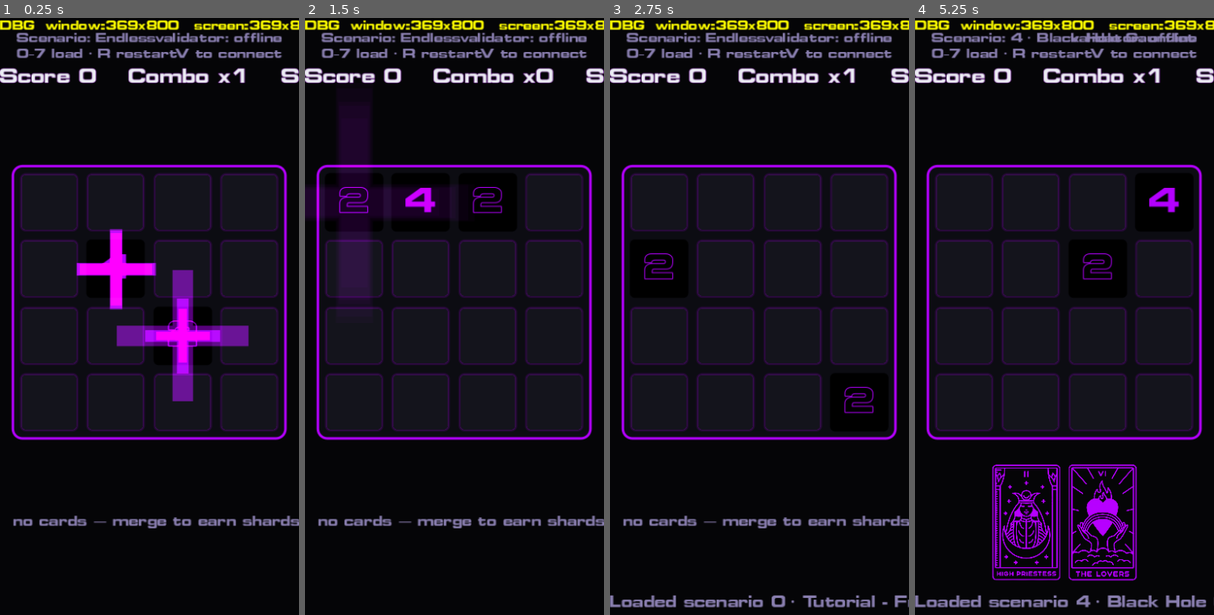
Above: before the commit, frames 1-4 (left to right).
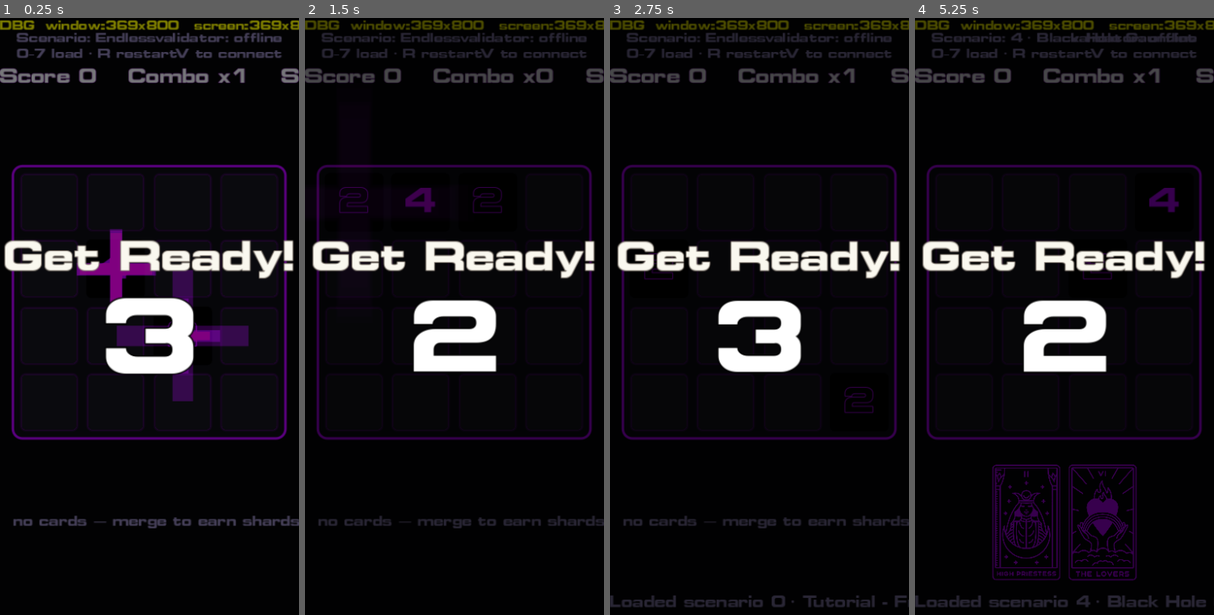
Above: after the commit, the same moments.

Repository: thegoldenmule/moveborne-godot
Game: Godot game, scene res://scenes/main.tscn
Two runs of this game, one before a commit and one after it. Both use one fixed random seed, a clock stepped at 60 frames per second and the inputs below.
Inputs (mouse positions are in pixels of both pictures, inside the frame that each line leads up to):
- Up to frame 1 (0.25 s): no input
- Up to frame 2 (1.5 s): tap Enter at 0.5 s; drag from (454, 304) to (484, 197) at 0.52 s; drag from (394, 376) to (439, 471) at 1.27 s
- Up to frame 3 (2.75 s): move the mouse to (789, 197) at 2.02 s; hold Right from 2.03 s (still down); tap 0 at 2.1 s; click (789, 197) at 2.17 s; tap R at 2.3 s
- Up to frame 4 (5.25 s): release Right at 2.75 s; drag from (1049, 471) to (974, 244) at 2.77 s; move the mouse to (1154, 435) at 3.52 s; hold Left 3.53-4.25 s; tap 2 at 3.6 s; click (1154, 435) at 3.67 s; tap R at 3.8 s; tap Escape at 4.15 s; tap A at 4.25, 5 s; drag from (974, 244) to (1019, 179) at 4.27 s; move the mouse to (1079, 340) at 5.02 s; hold Down from 5.03 s (still down); tap 4 at 5.1 s; click (1079, 340) at 5.17 s

The runs differ from the first frame. In frame 1, 17% of the frame differs, in the area x 0-100%, y 0-86%; in frame 2, 21%; in frame 3, 17%; in frame 4, 21%, in the area x 0-100%, y 0-99%.

Commit message:
VFX: 3-2-1-GO! countdown intro + "Let's Play!" banner (P3)
- scenes/countdown.gd: full-screen CanvasLayer overlay porting countdown.ts —
  fade in, count 3/2/1 with a 1.5->1 scale pulse each (~1s), "GO!" at scale 2,
  then fade out while growing. RAF loops rewritten as time-based tweens; Grammara
  number (120, white/black) + "Get Ready!" (48, cream/brown) above center.
- scenes/anim.gd: + banner() (hud.ts showMessage) — centered fade in/hold/fade out,
  brown fill / cream outline.
- scenes/main.gd: _play_intro() on initial start and R restart; on completion the
  countdown hands off to the "Let's Play!" banner on the screen-space fx layer.

Verified live by the user.

Co-Authored-By: Claude Opus 4.8 (1M context) <noreply@anthropic.com>

Diff:
--- a/llm-workflow/scenes/anim.gd
+++ b/llm-workflow/scenes/anim.gd
@@ -4,6 +4,8 @@
 ## tween-based juice (floating text now; combo pop, the ex-RAF countdown/banner/
 ## tooltip/selection-pulse loops later — see VFX_MAPPING.md §2.7 / §4 / §5.6).
 ## Presentation-only; never touches engine state. Durations are in SECONDS.
+
+const Style := preload("res://scenes/style.gd")
 
 
 ## Spawn a rising, fading "+score"-style Label at `pos` (in `parent`'s space) and
@@ -36,3 +38,30 @@
 		.set_delay(duration / 2.0).set_trans(Tween.TRANS_LINEAR)
 	tw.chain().tween_callback(l.queue_free)
 	return l
+
+
+## Centered screen message that fades in, holds, then fades out (hud.ts showMessage):
+## Grammara bold, brown fill / cream outline. `parent` is a screen-space CanvasLayer.
+func banner(parent: Node, text: String, duration := 2.0, font_size := 48) -> Label:
+	var vp := get_viewport().get_visible_rect().size
+	var l := Label.new()
+	l.text = text
+	l.size = vp
+	l.horizontal_alignment = HORIZONTAL_ALIGNMENT_CENTER
+	l.vertical_alignment = VERTICAL_ALIGNMENT_CENTER
+	l.mouse_filter = Control.MOUSE_FILTER_IGNORE
+	var ls := LabelSettings.new()
+	ls.font = load(Style.FONT_PATH)
+	ls.font_size = font_size
+	ls.font_color = Color("776e65")     # brown
+	ls.outline_size = 4
+	ls.outline_color = Color("faf8ef")  # cream stroke
+	l.label_settings = ls
+	l.modulate.a = 0.0
+	parent.add_child(l)
+	var tw := l.create_tween()
+	tw.tween_property(l, "modulate:a", 1.0, 0.3)
+	tw.tween_interval(maxf(0.0, duration - 0.7))
+	tw.tween_property(l, "modulate:a", 0.0, 0.4)
+	tw.tween_callback(l.queue_free)
+	return l
--- /dev/null
+++ b/llm-workflow/scenes/countdown.gd
@@ -0,0 +1,79 @@
+extends CanvasLayer
+
+## Countdown intro (3-2-1-GO!) then handoff to the "Let's Play!" banner. Port of
+## countdown.ts; the web's per-frame requestAnimationFrame loops are rewritten as
+## time-based tweens (VFX_MAPPING.md §2.7 / §5.8). Cosmetic full-screen overlay at
+## match start; frees itself when done.
+
+const Style := preload("res://scenes/style.gd")
+
+var _overlay: ColorRect
+var _number: Label
+var _ready_lbl: Label
+
+
+func _ready() -> void:
+	layer = 100
+	var vp := get_viewport().get_visible_rect().size
+
+	_overlay = ColorRect.new()
+	_overlay.color = Color.BLACK
+	_overlay.size = vp
+	_overlay.modulate.a = 0.0
+	_overlay.mouse_filter = Control.MOUSE_FILTER_IGNORE
+	add_child(_overlay)
+
+	# "Get Ready!" — cream fill, brown outline, 100px above center.
+	_ready_lbl = _make_label("Get Ready!", 48, Color("faf8ef"), Color("776e65"), 4, vp)
+	_ready_lbl.position.y = -100.0
+	add_child(_ready_lbl)
+
+	# The big number — white fill, black outline, screen center.
+	_number = _make_label("3", 120, Color.WHITE, Color.BLACK, 6, vp)
+	add_child(_number)
+
+
+func _make_label(text: String, fs: int, fill: Color, outline: Color, ow: int, vp: Vector2) -> Label:
+	var l := Label.new()
+	l.text = text
+	l.size = vp
+	l.horizontal_alignment = HORIZONTAL_ALIGNMENT_CENTER
+	l.vertical_alignment = VERTICAL_ALIGNMENT_CENTER
+	l.pivot_offset = vp / 2.0  # scale around screen center
+	l.mouse_filter = Control.MOUSE_FILTER_IGNORE
+	var ls := LabelSettings.new()
+	ls.font = load(Style.FONT_PATH)
+	ls.font_size = fs
+	ls.font_color = fill
+	ls.outline_size = ow
+	ls.outline_color = outline
+	l.label_settings = ls
+	return l
+
+
+## Run the intro, then call `on_done` (the parent shows the banner) and free self.
+func play(on_done := Callable()) -> void:
+	create_tween().tween_property(_overlay, "modulate:a", 0.7, 0.35)  # fade overlay in
+	for n in [3, 2, 1]:
+		_number.text = str(n)
+		_pulse(_number, 1.5)
+		_pulse(_ready_lbl, 1.2)
+		await get_tree().create_timer(1.0).timeout
+	_number.text = "GO!"
+	_ready_lbl.visible = false
+	_number.scale = Vector2(2, 2)
+	await get_tree().create_timer(0.5).timeout
+	var fout := create_tween().set_parallel(true)  # fade out while the number grows
+	fout.tween_property(_overlay, "modulate:a", 0.0, 0.45)
+	fout.tween_property(_number, "modulate:a", 0.0, 0.45)
+	fout.tween_property(_number, "scale", Vector2(3, 3), 0.45)
+	await fout.finished
+	if on_done.is_valid():
+		on_done.call()
+	queue_free()
+
+
+func _pulse(node: Control, from: float) -> void:
+	node.scale = Vector2(from, from)
+	create_tween().tween_property(node, "scale", Vector2.ONE, 0.5) \
+		.set_trans(Tween.TRANS_CUBIC).set_ease(Tween.EASE_OUT)
--- a/llm-workflow/scenes/main.gd
+++ b/llm-workflow/scenes/main.gd
@@ -8,6 +8,7 @@
 const BoardViewS := preload("res://scenes/board_view.gd")
 const MbValidatorClientS := preload("res://net/validator_client.gd")
 const Style := preload("res://scenes/style.gd")
+const CountdownS := preload("res://scenes/countdown.gd")
 
 const VALIDATOR_URL := "http://localhost:5055"
 
@@ -30,6 +31,7 @@
 var _hand_box: HBoxContainer
 var _totem_box: HBoxContainer
 var _fx_layer: CanvasLayer       # screen-space, shake-immune floating text
+var _countdown                   # active CountdownS overlay, if any
 
 var _sel_index := -1
 var _sel_type := ""
@@ -43,6 +45,7 @@
 	_match.changed.connect(_on_changed)
 	_match.new_game()
 	_add_size_debug()  # TEMP — shows the real window size on screen
+	_play_intro()
 
 
 func _add_size_debug() -> void:
@@ -180,6 +183,19 @@
 	var screen_pos: Vector2 = _board.position + board_pos
 	var color := Color("ffff00") if combo > 2 else Color("00ff00")
 	Anim.float_text(_fx_layer, screen_pos, "+%d" % score, color, 20, 1.5, 30.0)
+
+
+## 3-2-1-GO! intro overlay, then the "Let's Play!" banner (engine.ts:744 / 760).
+func _play_intro() -> void:
+	if _countdown != null and is_instance_valid(_countdown):
+		_countdown.queue_free()
+	_countdown = CountdownS.new()
+	add_child(_countdown)
+	_countdown.play(_show_lets_play)
+
+
+func _show_lets_play() -> void:
+	Anim.banner(_fx_layer, "Let's Play!", 1.0, 48)
 
 
 func _on_cell_tapped(row: int, col: int) -> void:
@@ -340,6 +356,7 @@
 			KEY_R:
 				_cancel_target()
 				_match.new_game()
+				_play_intro()
 			KEY_ESCAPE:
 				_cancel_target()
 				_toast.text = "Swipe to move  •  tap a card to play  •  0–7 scenarios  •  R = new game"
Not shown, added: llm-workflow/scenes/countdown.gd.uid
